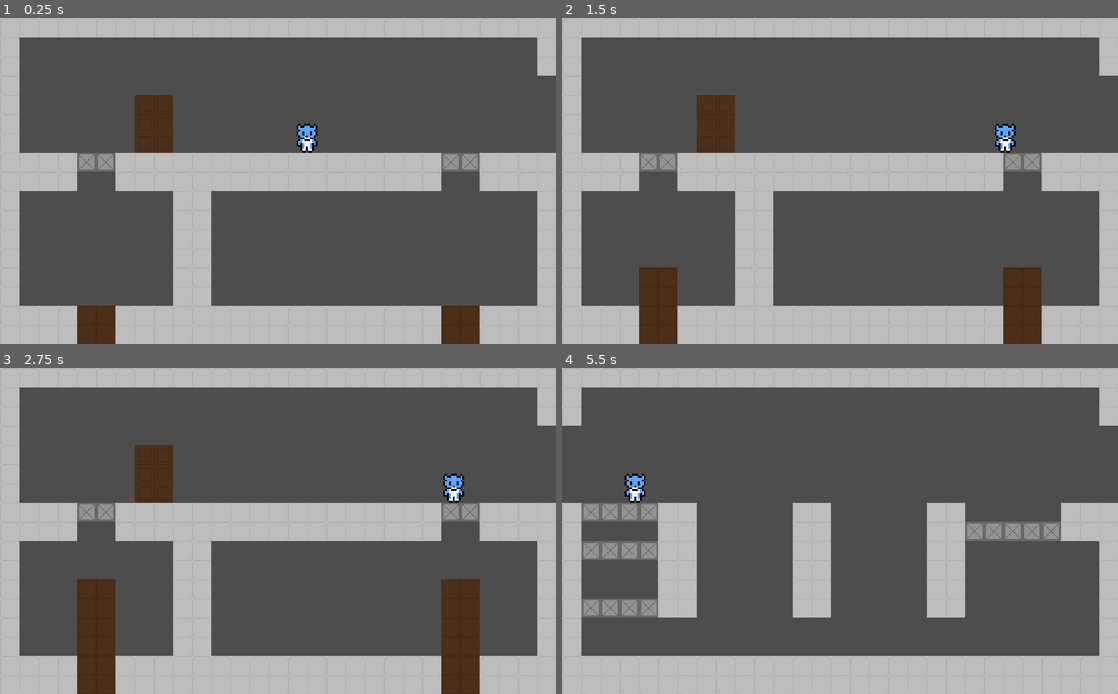
Above: before the commit, frames 1-4 (two rows, left to right).
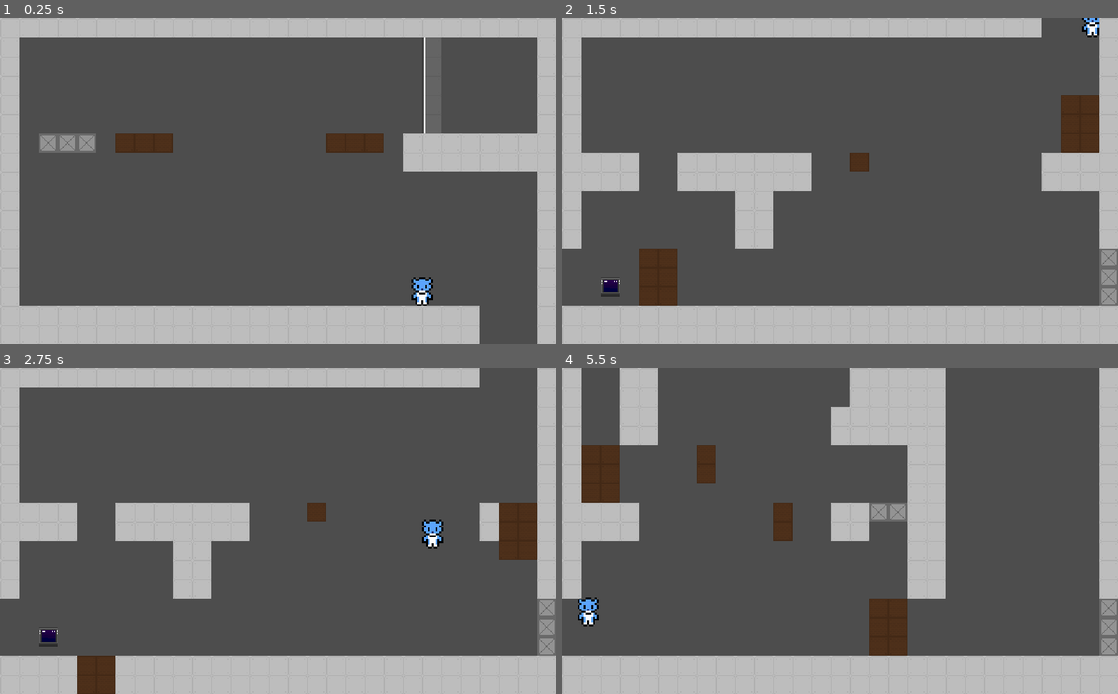
Above: after the commit, the same moments.

Repository: Furryous-Games/Pirate-Software-Game-Jam
Game: Godot game, scene res://Scenes/main_scene.tscn
The game is run twice, just before and just after one commit, with the same random seed, the same clock (stepped at 60 frames per second) and the same inputs.
Inputs:
- Up to frame 1 (0.25 s): no input
- Up to frame 2 (1.5 s): tap Enter at 0.5 s; hold Z (climb) 0.53-1.28 s; hold Right (move_right) from 0.53 s (still down); tap C (jump) at 0.77 s; tap X (dash) at 1.35 s
- Up to frame 3 (2.75 s): tap C (jump) at 1.52 s; release Right (move_right) at 2.03 s; hold Left (move_left) from 2.03 s (still down); tap V (interact) at 2.1 s
- Up to frame 4 (5.5 s): release Left (move_left) at 2.78 s; hold Right (move_right) 2.78-4.28 s; tap Z (climb) at 2.85 s; tap C (jump) at 3.02, 3.77, 4.52 s; tap X (dash) at 3.6 s; hold Left (move_left) 4.28-5.03 s; tap V (interact) at 4.35 s; hold Right (move_right) from 5.03 s (still down); hold Z (climb) from 5.03 s (still down)

The runs differ from the first frame. In frame 1, 19% of the frame differs, in the area x 3-100%, y 5-100%; in frame 2, 14%; in frame 3, 16%; in frame 4, 30%, in the area x 0-100%, y 0-89%.

Commit message:
Fixed Main Script Issue

Diff:
--- a/Scenes/main_scene.tscn
+++ b/Scenes/main_scene.tscn
@@ -1,15 +1,15 @@
 [gd_scene load_steps=4 format=3 uid="uid://cyddofgvf7ot2"]
 
-[ext_resource type="PackedScene" uid="uid://ke8ne88ddqf1" path="res://scenes/player.tscn" id="1_6l7je"]
-[ext_resource type="Script" uid="uid://c1uh0ur1dwxgn" path="res://scripts/main_script.gd" id="1_jv6wh"]
-[ext_resource type="PackedScene" uid="uid://d0o5qpml1wgkl" path="res://scenes/engineering_sector.tscn" id="3_jv6wh"]
+[ext_resource type="PackedScene" uid="uid://ke8ne88ddqf1" path="res://Scenes/player.tscn" id="1_6l7je"]
+[ext_resource type="Script" uid="uid://c1uh0ur1dwxgn" path="res://Scripts/main_script.gd" id="1_jv6wh"]
+[ext_resource type="PackedScene" uid="uid://d0o5qpml1wgkl" path="res://Scenes/engineering_sector.tscn" id="3_jv6wh"]
 
 [node name="Game Jam - Only One" type="Node2D"]
 script = ExtResource("1_jv6wh")
 current_sector = 3
 
 [node name="Player" parent="." instance=ExtResource("1_6l7je")]
-position = Vector2(320, 110)
+position = Vector2(2180, -60)
 scale = Vector2(2, 2)
 
 [node name="Engineering Sector" parent="." instance=ExtResource("3_jv6wh")]
--- a/Scenes/main_script.gd
+++ /dev/null
@@ -1,39 +0,0 @@
-extends Node2D
-
-@onready var player: CharacterBody2D = $Player
-@onready var camera: Camera2D = $Camera
-
-var curr_room = Vector2i(0, 0)
-
-func _ready() -> void:
-	pass
-
-
-func _input(event: InputEvent) -> void:
-	pass
-
-
-func _process(delta: float) -> void:
-	# Player moves to the room to the left
-	if camera.to_local(player.position).x < 0:
-		curr_room.x -= 1
-
-		camera.position.x -= get_viewport().get_visible_rect().size.x
-
-	# Player moves to the room to the right
-	elif camera.to_local(player.position).x > get_viewport().get_visible_rect().size.x:
-		curr_room.x += 1
-
-		camera.position.x += get_viewport().get_visible_rect().size.x
-
-	# Player moves to the room to the top
-	if camera.to_local(player.position).y < 0:
-		curr_room.y -= 1
-
-		camera.position.y -= get_viewport().get_visible_rect().size.y
-
-	# Player moves to the room to the bottom
-	elif camera.to_local(player.position).y > get_viewport().get_visible_rect().size.y:
-		curr_room.y += 1
-
-		camera.position.y += get_viewport().get_visible_rect().size.y
--- a/Scenes/test_tileset.tres
+++ b/Scenes/test_tileset.tres
@@ -1,6 +1,6 @@
 [gd_resource type="TileSet" load_steps=3 format=3 uid="uid://bu4gn6thqnrqb"]
 
-[ext_resource type="Texture2D" uid="uid://duly0lrfn20lw" path="res://assets/sprites/buildingTileset.png" id="1_4qsck"]
+[ext_resource type="Texture2D" uid="uid://duly0lrfn20lw" path="res://Assets/sprites/buildingTileset.png" id="1_4qsck"]
 
 [sub_resource type="TileSetAtlasSource" id="TileSetAtlasSource_6l7je"]
 texture = ExtResource("1_4qsck")
--- a/Scenes/wall_terminal.tscn
+++ b/Scenes/wall_terminal.tscn
@@ -1,8 +1,8 @@
 [gd_scene load_steps=7 format=3 uid="uid://5p3nb0s7xyta"]
 
-[ext_resource type="Script" path="res://Scripts/wall_terminal.gd" id="1_mhamb"]
-[ext_resource type="Texture2D" uid="uid://duly0lrfn20lw" path="res://assets/sprites/buildingTileset.png" id="2_s02ai"]
-[ext_resource type="FontFile" uid="uid://r5wnp43srg1" path="res://assets/fonts/PixelOperator8.ttf" id="3_s02ai"]
+[ext_resource type="Script" uid="uid://coblrw8vgppis" path="res://Scripts/wall_terminal.gd" id="1_mhamb"]
+[ext_resource type="Texture2D" uid="uid://duly0lrfn20lw" path="res://Assets/sprites/buildingTileset.png" id="2_s02ai"]
+[ext_resource type="FontFile" uid="uid://r5wnp43srg1" path="res://Assets/Fonts/PixelOperator8.ttf" id="3_s02ai"]
 
 [sub_resource type="AtlasTexture" id="AtlasTexture_44g47"]
 atlas = ExtResource("2_s02ai")
--- a/Scripts/player.gd
+++ b/Scripts/player.gd
@@ -17,7 +17,7 @@
 @onready var current_sector = $"../".current_sector
 
 var current_terminals: Array = []
-var last_checked_position
+var last_checked_position: Vector2
 var currently_selected_terminal
 
 func _input(event: InputEvent) -> void:
--- a/scripts/main_script.gd
+++ b/scripts/main_script.gd
@@ -15,13 +15,27 @@
 @onready var camera: Camera2D = $Camera
 
 
-func _process(_delta: float) -> void:
+func _process(delta: float) -> void:
+	# Player moves to the room to the left
 	if camera.to_local(player.position).x < 0:
 		current_room.x -= 1
 
 		camera.position.x -= get_viewport().get_visible_rect().size.x
 
+	# Player moves to the room to the right
 	elif camera.to_local(player.position).x > get_viewport().get_visible_rect().size.x:
 		current_room.x += 1
 
 		camera.position.x += get_viewport().get_visible_rect().size.x
+
+	# Player moves to the room to the top
+	if camera.to_local(player.position).y < 0:
+		current_room.y -= 1
+
+		camera.position.y -= get_viewport().get_visible_rect().size.y
+
+	# Player moves to the room to the bottom
+	elif camera.to_local(player.position).y > get_viewport().get_visible_rect().size.y:
+		current_room.y += 1
+
+		camera.position.y += get_viewport().get_visible_rect().size.y
Not shown, changed: Assets/Fonts/PixelOperator8-Bold.ttf.import
Not shown, changed: Assets/Fonts/PixelOperator8.ttf.import
Not shown: 1 places in Scenes/timing_mechanism_platform.tscn that only renumber resources
Not shown, changed: assets/sprites/CharacterModels.png.import
Not shown, changed: assets/sprites/buildingTileset.png.import
Not shown, removed: scenes/main_script.gd.uid
